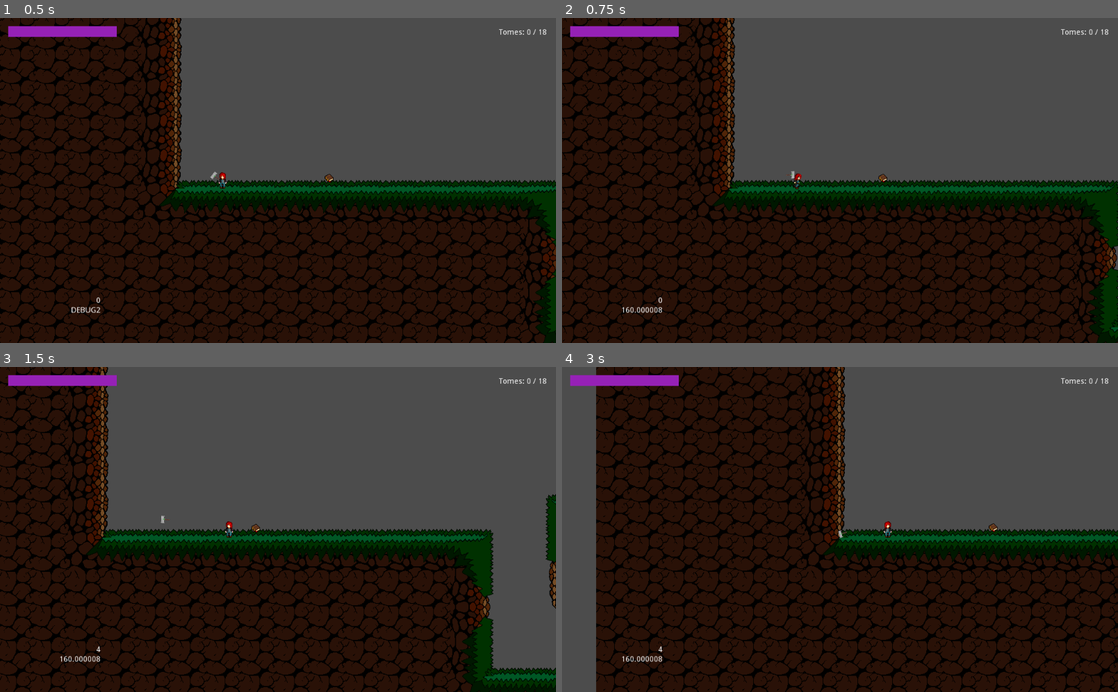
Above: before the commit, frames 1-4 (two rows, left to right).
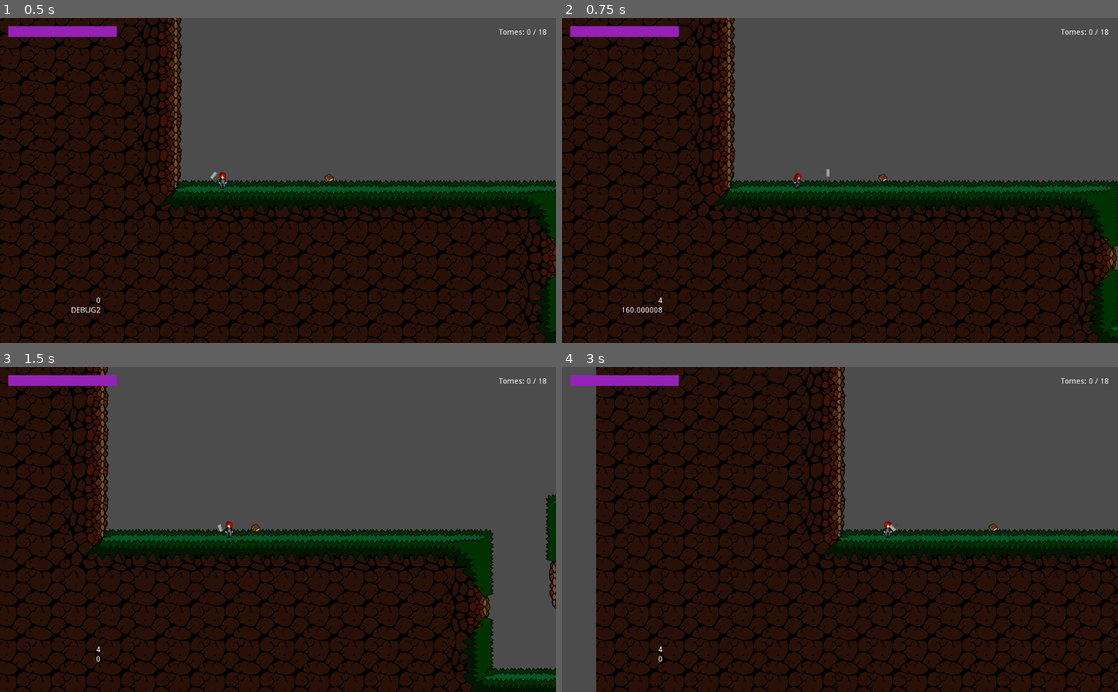
Above: after the commit, the same moments.

Repository: Jantho1990/Hammertime-Prototype
Game: Godot game, scene res://screens/GameScreen.tscn
The game is run twice, just before and just after one commit, with the same random seed, the same clock (stepped at 60 frames per second) and the same inputs.
Inputs (mouse positions are in pixels of both pictures, inside the frame that each line leads up to):
- Up to frame 1 (0.5 s): no input
- Up to frame 2 (0.75 s): tap Enter (ui_accept) at 0.5 s; move the mouse to (962, 164) at 0.52 s; hold D (ui_right) from 0.53 s (still down); click (962, 164) at 0.6 s
- Up to frame 3 (1.5 s): tap Enter (ui_accept) at 0.77 s; release D (ui_right) at 1.25 s; drag from (166, 545) to (33, 380) at 1.27 s
- Up to frame 4 (3 s): move the mouse to (895, 458) at 2.02 s; hold A (ui_left) 2.03-2.75 s; tap Q (delete_construct) at 2.1 s; drag from (812, 594) to (628, 383) at 2.77 s

Frame 1 is identical in both runs. In frame 2, less than 0.1% of the frame differs, in the area x 17-49%, y 46-88%; in frame 3, 0.1%; in frame 4, 0.1%, in the area x 10-61%, y 48-91%.

Commit message:
fix normal melee firing all the time

Diff:
--- a/entities/weapon/HammerWeapon.gd
+++ b/entities/weapon/HammerWeapon.gd
@@ -23,6 +23,7 @@
 var throw_acceleration = 1
 var throw_max_speed = 1600
 var meleeing = false
+var melee_held = false
 var melee_range = 100
 var melee_max_speed = 3200
 var melee_charge_delay = 0.15
@@ -132,24 +133,33 @@
     return_time = MELEE_RETURN_TIME
     start_melee_charge_delay()
 
-  var charging = Input.is_action_pressed('weapon_melee') and \
-    !Input.is_action_just_pressed('weapon_melee') and \
+  # If this is the first frame in this state, defer to next frame
+  # so we can detect if hammer is being charged.
+  if Input.is_action_just_pressed('weapon_melee'):
+    return
+
+  if Input.is_action_pressed('weapon_melee'):
+    melee_held = true
+  elif Input.is_action_just_released('weapon_melee'):
+    melee_held = false
+
+  var charging = melee_held and \
     !charge_delay_active and \
     !throwing
 
   if collision_detected() or throw_travel_distance >= melee_range:
     next_throw_state = throw_state.RETURNING
 
-  if not charging:
+  if (not charging and not melee_held) or Input.is_action_just_released('weapon_melee'):
     print('NORMAL MELEE')
     melee_normal()
-  else:
+  elif charging:
     print('CHARGING: ', charging)
     print('WEAPON PRESSED: ', Input.is_action_pressed('weapon_melee'))
     print('WEAPON JUST PRESSED: ', Input.is_action_just_pressed('weapon_melee'))
     print('CHARGE DELAY: ', charge_delay_active)
     print('THROWING: ', throwing)
-    breakpoint
+    # breakpoint
     pass
 
   GlobalSignal.dispatch('debug_label2', { 'text': throw_travel_distance })
@@ -271,12 +281,13 @@
 func melee_normal():
   if not throwing:
     throwing = true
+    # melee_held = true
     # meleeing = true
     calculate_throw_target('melee')
     release_weapon()
     calculate_motion()
     # start_melee_charge_delay()
-  else:
+  elif throwing:
     update_thrown_weapon()
 
 func start_melee_charge_delay():
